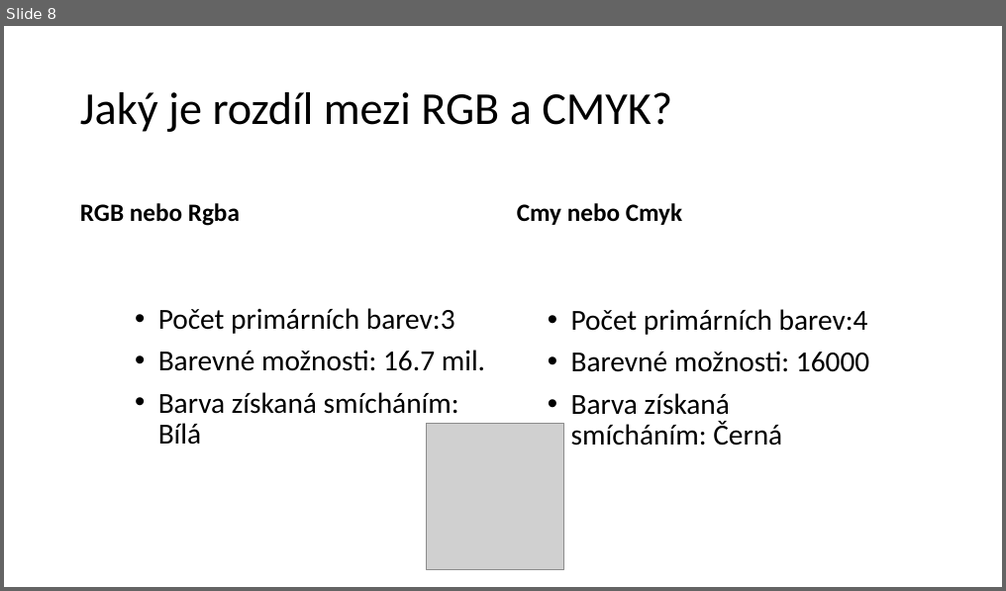
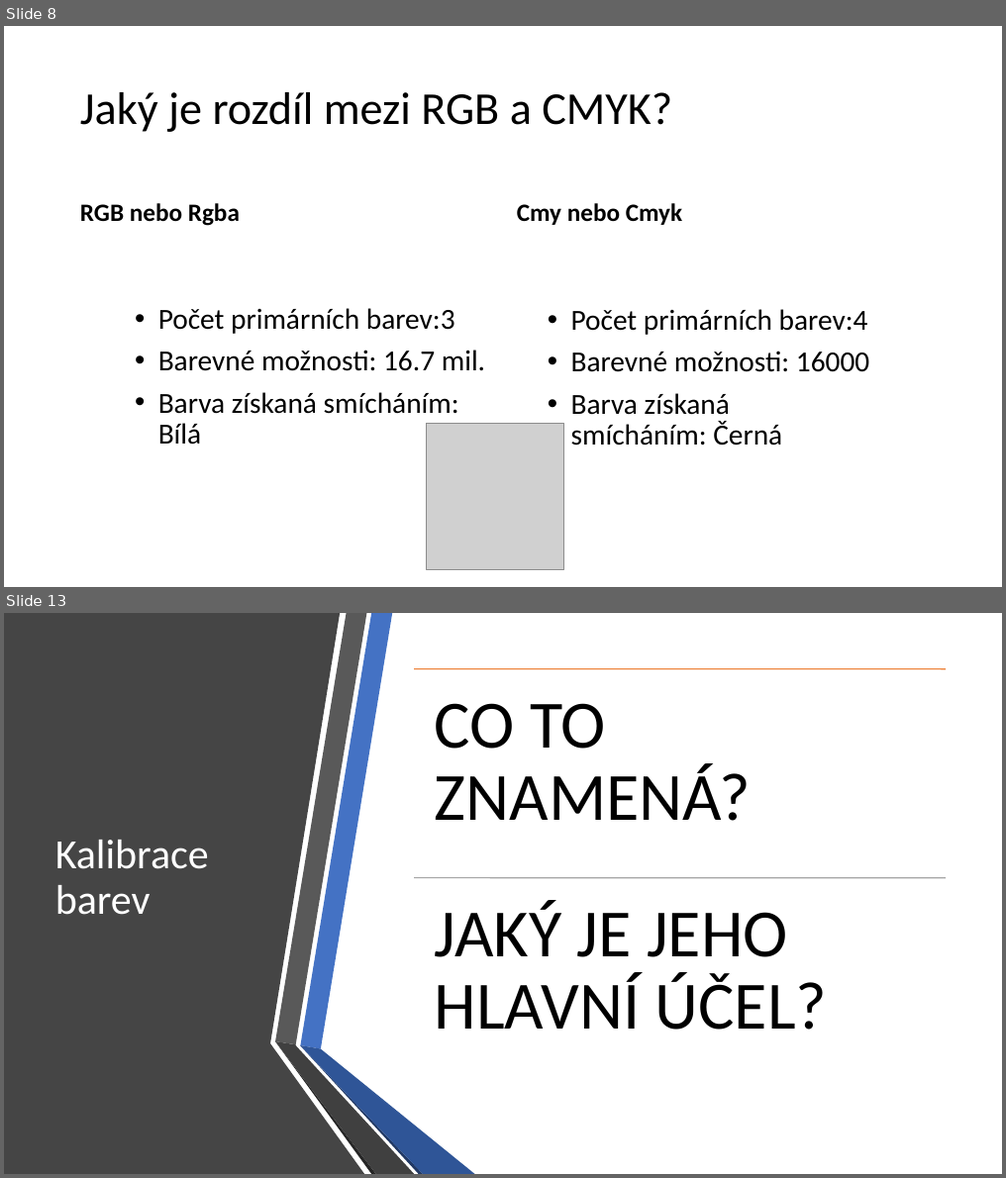
Before and after one commit to ibabayev7/barva, a slide deck: Presentation for IT.pptx. Shown one above the other, each under a label of ours: slide 8 before the commit, slides 8 and 13 after it; the slides between them are not shown. The pictures are 1006x591 and 1006x1178 pixels, drawn with LibreOffice and Linux fonts; fonts in the diff are those of the drawing; grey boxes stand for pictures. Boxes give left, top, right and bottom in pixels: in the first picture for what was removed or moved away, otherwise in the second. Text is boxed around its words. In the diff, an @@ line names an element or a change of style, - is before the commit and + after.

```diff
--- a/Presentation for IT.pptx
+++ b/Presentation for IT.pptx
@@ slide 13 added at (4,613,1002,1174), background #FFFFFF @@
@@ freeform shape added at (4,613,364,1174), fill #454545 @@
@@ title added at (55,840,209,915), 40 pt, text #FFFFFF @@
+Kalibrace barev
@@ group added at (414,669,945,1030): 2 lines, 2 texts @@
+CO TO ZNAMENÁ?
+JAKÝ JE JEHO HLAVNÍ ÚČEL?
@@ group added at (275,613,475,1174): 6 freeform shapes @@
```
Also in this commit, not shown: 3 slides changed, 5 other slides added, 2 slides removed.
